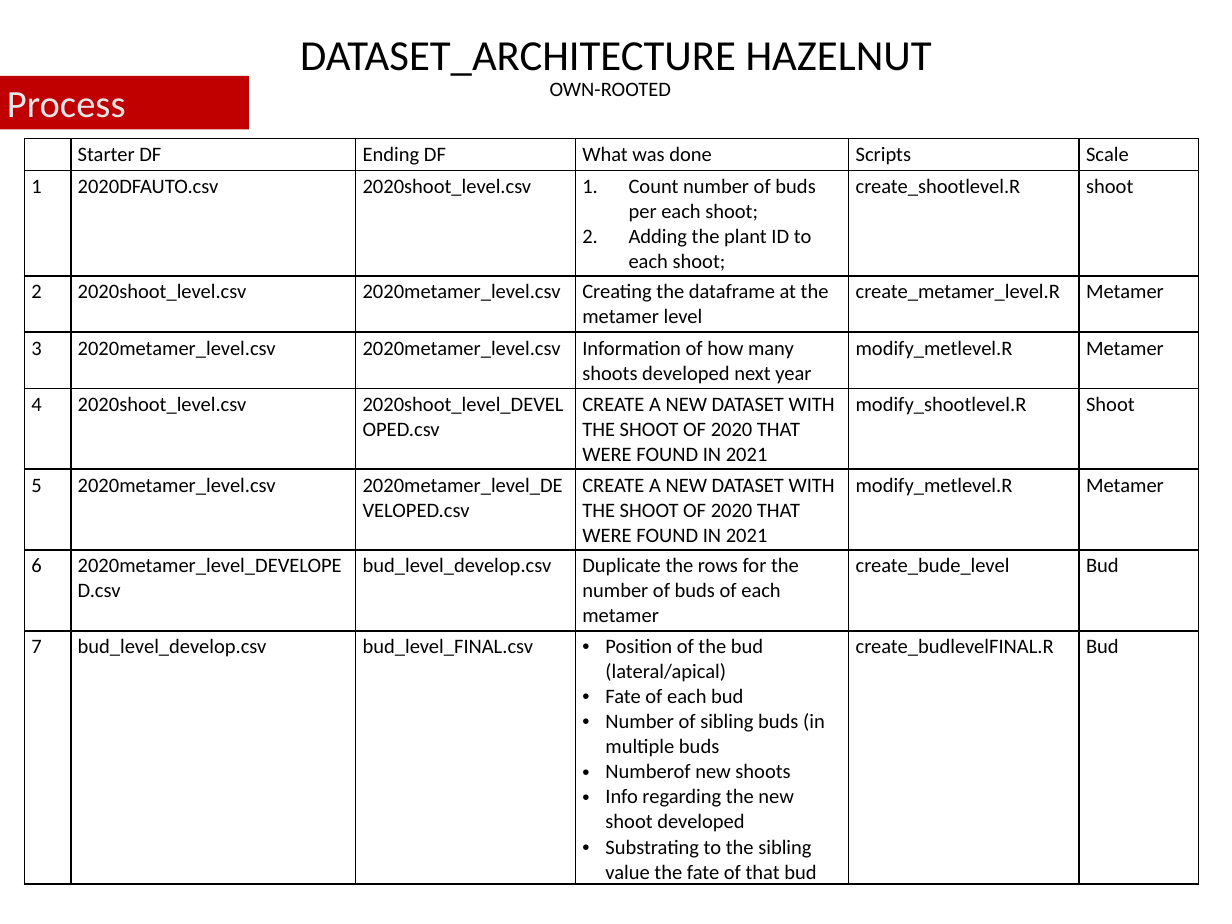
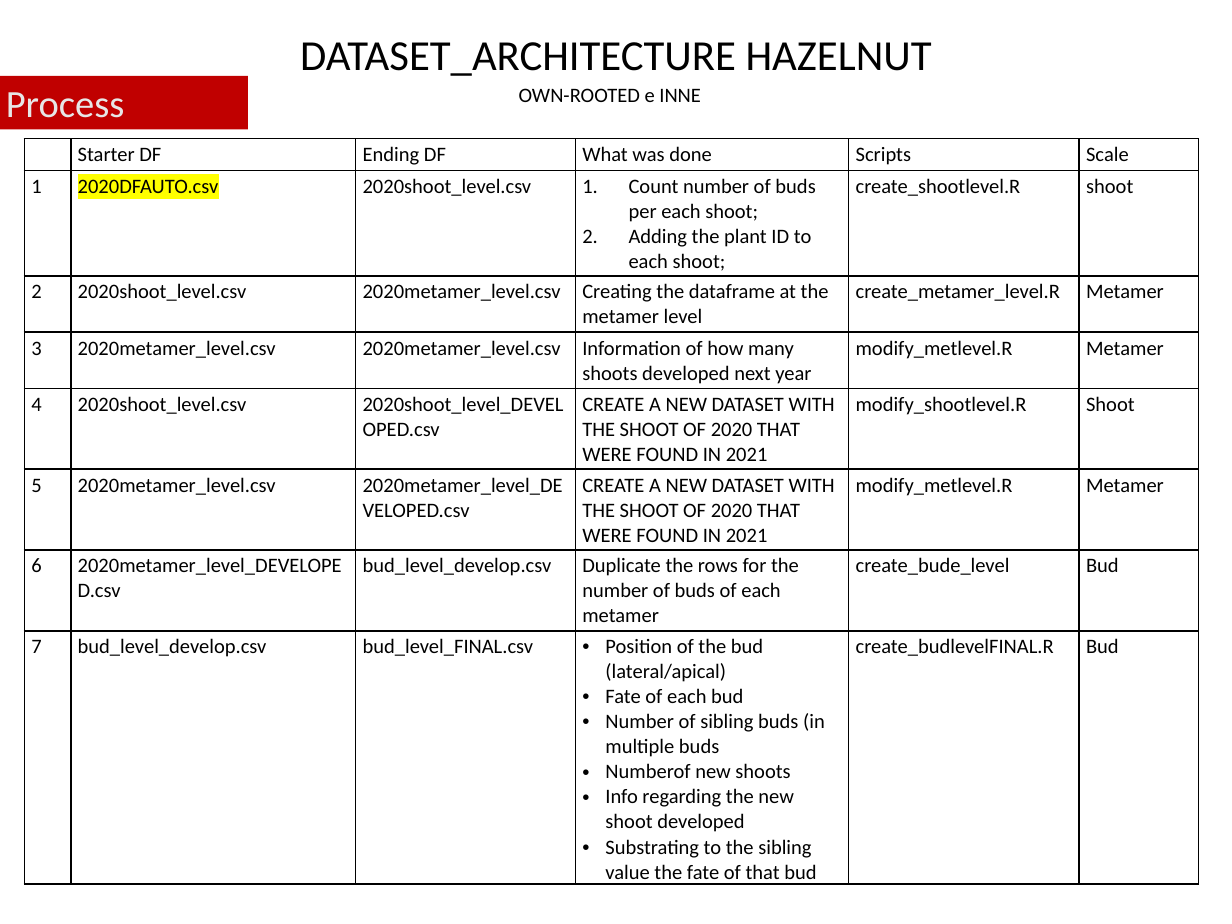
Before and after one commit to Corilana/L-HAZELNUT, a slide deck: slide 2 of Procedures_coding_hazelnut_architecture.pptx. Drawn at 1232x924 pixels with LibreOffice and Linux fonts; fonts in the diff are those of the drawing. Boxes give left, top, right and bottom in pixels: in the first picture for what was removed or moved away, otherwise in the second. Text is boxed around its words. In the diff, an @@ line names an element or a change of style, - is before the commit and + after.

```diff
--- a/Procedures_coding_hazelnut_architecture.pptx
+++ b/Procedures_coding_hazelnut_architecture.pptx
@@ text at (519,88,701,102): text changed @@
-OWN-ROOTED
+OWN-ROOTED e INNE
@@ table at (25,139,1199,889) @@
@@ highlight none to #FFFF00 in "2020DFAUTO.csv" @@
```
Also in this commit, not shown: 1 other slide changed, 2 slides added, 1 other file.
